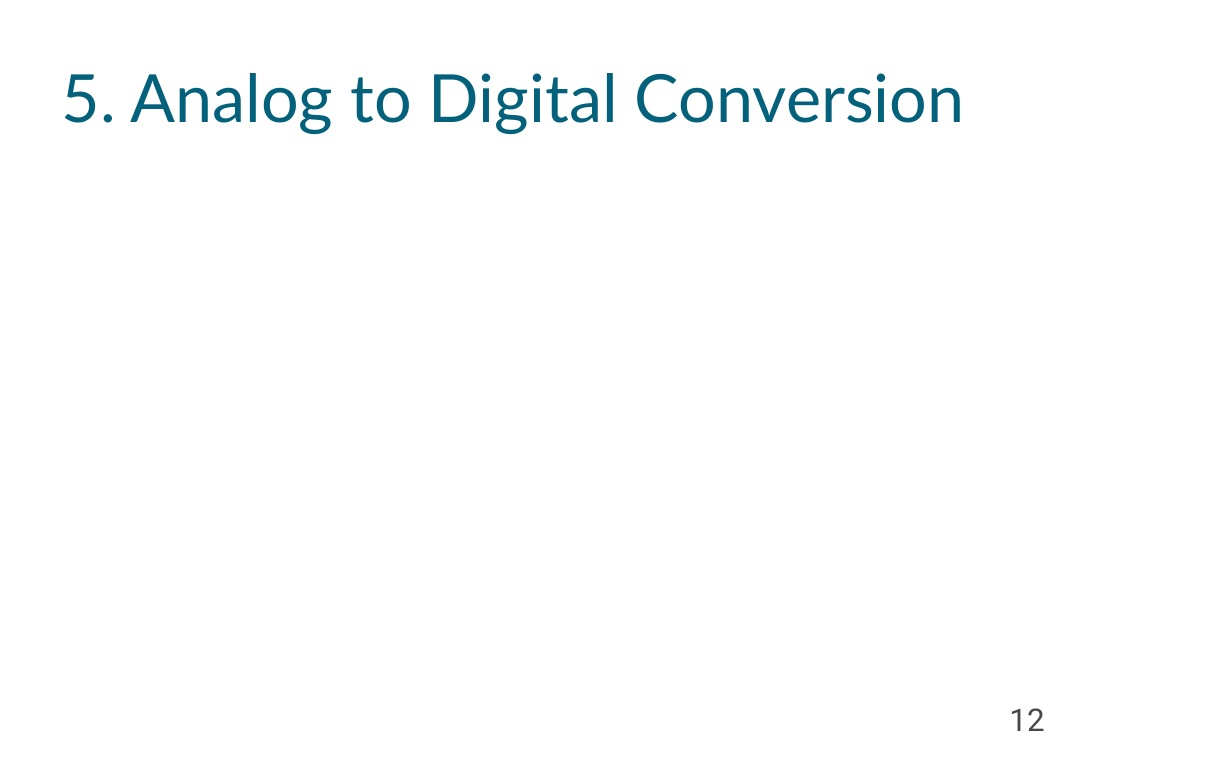
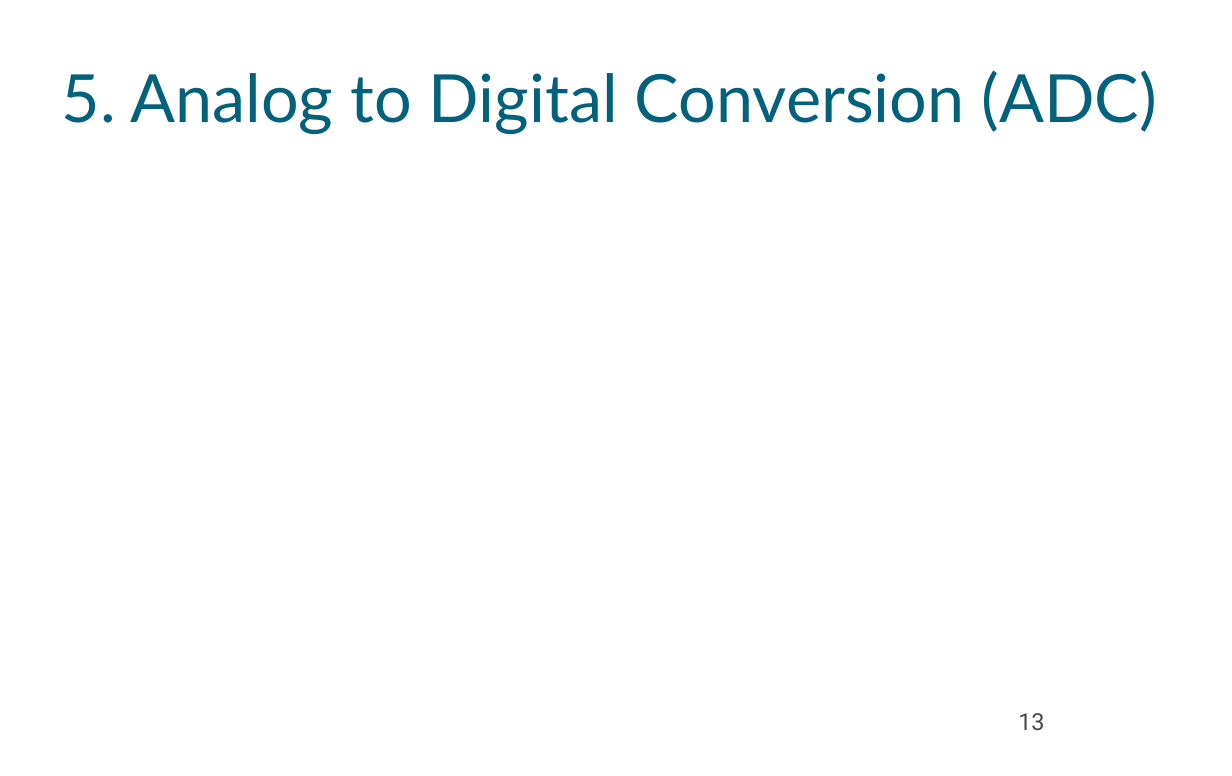
Before and after one commit to spiro-sarris/pres, a slide deck: slide 13 of rf_iq/rf_iq.odp (slide 12 before the commit). Drawn at 1232x776 pixels with LibreOffice and Linux fonts; fonts in the diff are those of the drawing; background and template pictures are left out. Boxes give left, top, right and bottom in pixels: in the first picture for what was removed or moved away, otherwise in the second. Text is boxed around its words. In the diff, an @@ line names an element or a change of style, - is before the commit and + after.

```diff
--- a/rf_iq/rf_iq.odp
+++ b/rf_iq/rf_iq.odp
@@ title at bbox=[62, 70, 1157, 134]: text changed @@
-5. Analog to Digital Conversion
+5. Analog to Digital Conversion (ADC)
@@ page number removed at bbox=[1009, 708, 1044, 731] @@
-12
@@ page number added at bbox=[1018, 713, 1044, 730], 18 pt, text #484848 @@
+13
```
Also in this commit, not shown: 17 other slides changed, 4 slides added, 1 other file.
